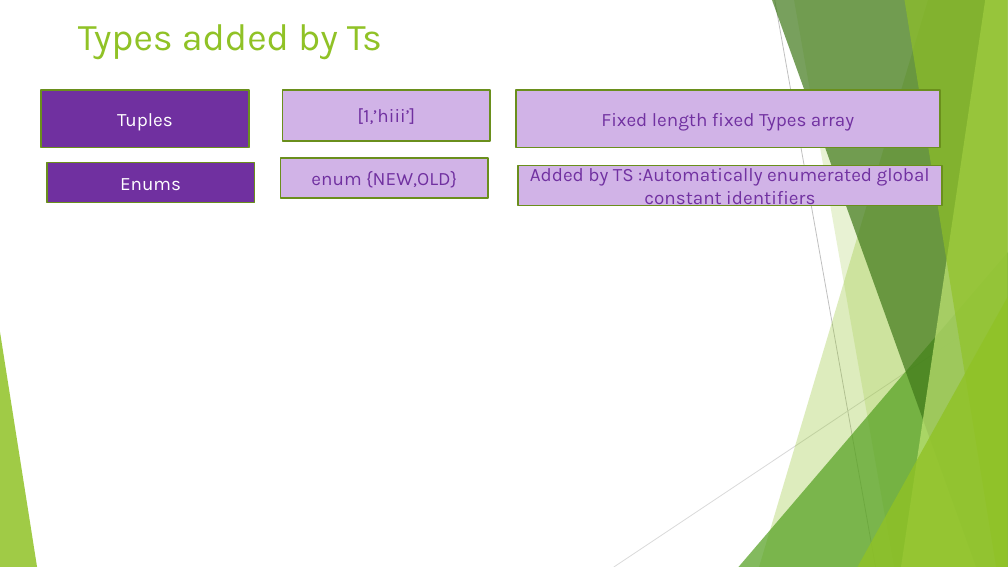
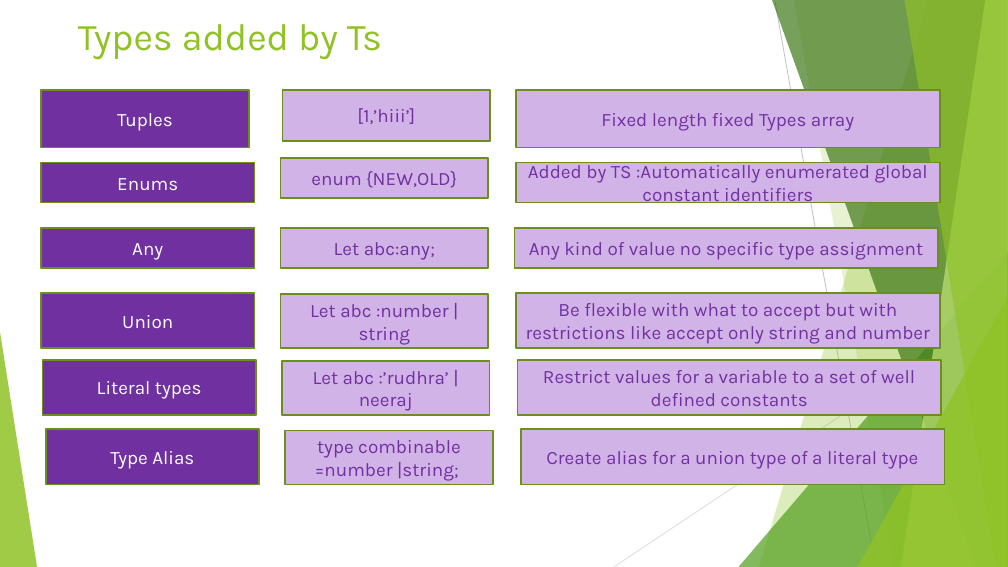
Before and after one commit to rudhrainfogain/TypeScript, a slide deck: slide 18 of PPT/TypeScriptv2.pptx. Drawn at 1008x567 pixels with LibreOffice and Linux fonts; fonts in the diff are those of the drawing. Boxes give left, top, right and bottom in pixels: in the first picture for what was removed or moved away, otherwise in the second. Text is boxed around its words. In the diff, an @@ line names an element or a change of style, - is before the commit and + after.

Commit message:
Basic types Completed

```diff
--- a/PPT/TypeScriptv2.pptx
+++ b/PPT/TypeScriptv2.pptx
@@ rectangle "Enums": place and size @@
-rectangle "Enums" at <box>47,163,255,203</box>
+rectangle "Enums" at <box>41,163,254,203</box>
@@ rectangle added at <box>41,228,254,268</box>, fill #7030A0, outline #6B901C 1.5 pt, 18 pt, text #FFFFFF @@
+Any
@@ rectangle added at <box>281,228,488,268</box>, fill #D1B3E7, outline #6B901C 1.5 pt, 18 pt, text #7030A0 @@
+Let abc:any;
@@ rectangle added at <box>514,228,938,268</box>, fill #D1B3E7, outline #6B901C 1.5 pt, 18 pt, text #7131A1 @@
+Any kind of value no specific type assignment
@@ rectangle added at <box>41,293,254,349</box>, fill #7030A0, outline #6B901C 1.5 pt, 18 pt, text #FFFFFF @@
+Union
@@ rectangle added at <box>281,294,488,349</box>, fill #D1B3E7, outline #6B901C 1.5 pt, 18 pt, text #7030A0 @@
+Let abc :number |string
@@ rectangle added at <box>516,293,940,349</box>, fill #D1B3E7, outline #6B901C 1.5 pt, 18 pt, text #7131A1 @@
+Be flexible with what to accept but with restrictions like accept only string and number
@@ rectangle added at <box>42,360,256,415</box>, fill #7030A0, outline #6B901C 1.5 pt, 18 pt, text #FFFFFF @@
+Literal types
@@ rectangle added at <box>282,361,490,415</box>, fill #D1B3E7, outline #6B901C 1.5 pt, 18 pt, text #7030A0 @@
+Let abc :’rudhra’ |neeraj
@@ rectangle added at <box>518,360,941,415</box>, fill #D1B3E7, outline #6B901C 1.5 pt, 18 pt, text #7131A1 @@
+Restrict values for a variable to a set of well defined constants
@@ rectangle added at <box>46,430,259,485</box>, fill #7030A0, outline #6B901C 1.5 pt, 18 pt, text #FFFFFF @@
+Type Alias
@@ rectangle added at <box>285,430,493,485</box>, fill #D1B3E7, outline #6B901C 1.5 pt, 18 pt, text #7030A0 @@
+type combinable =number |string;
@@ rectangle added at <box>521,430,944,485</box>, fill #D1B3E7, outline #6B901C 1.5 pt, 18 pt, text #7131A1 @@
+Create alias for a union type of a literal type
```
Also in this commit, not shown: 1 other slide changed, 5 slides added, 2 other files.
